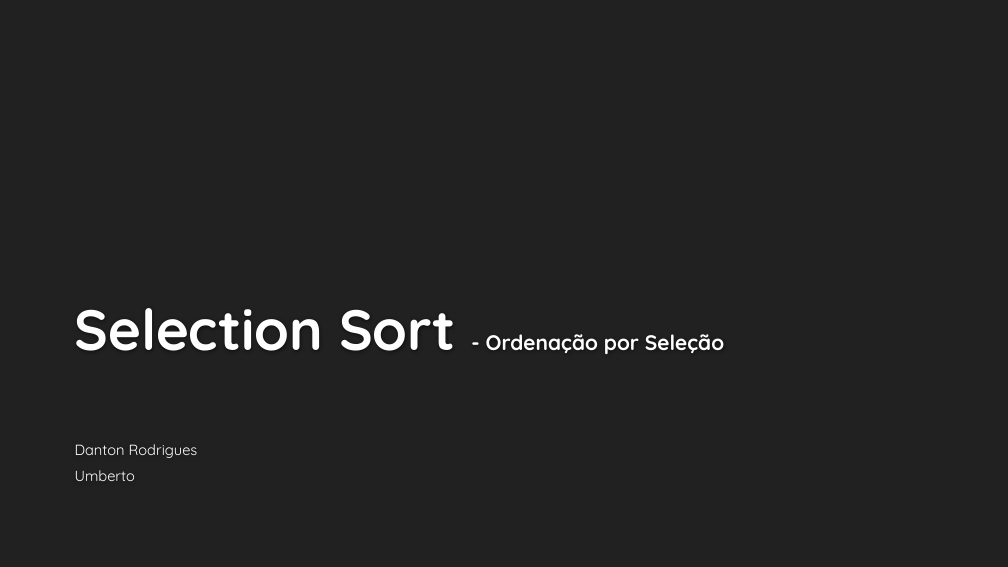
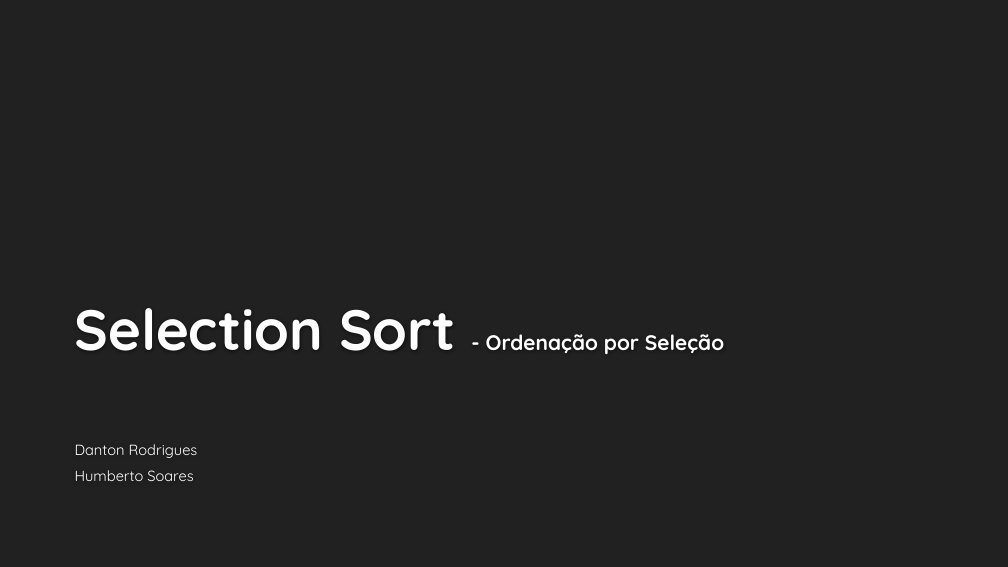
Before and after one commit to danton2000/Estruturas_de_dados_ciencia_de_dados, a slide deck: slide 1 of seminario/Selection Sort (Ordenação por Seleção).pptx. Drawn at 1008x567 pixels with LibreOffice and Linux fonts; fonts in the diff are those of the drawing; background and template pictures are left out. Boxes give left, top, right and bottom in pixels: in the first picture for what was removed or moved away, otherwise in the second. Text is boxed around its words. In the diff, an @@ line names an element or a change of style, - is before the commit and + after.

Commit message:
subindo ppt

```diff
--- a/seminario/Selection Sort (Ordenação por Seleção).pptx
+++ b/seminario/Selection Sort (Ordenação por Seleção).pptx
@@ subtitle at [75, 470, 193, 481]: text changed @@
-Umberto
+Humberto Soares
```
